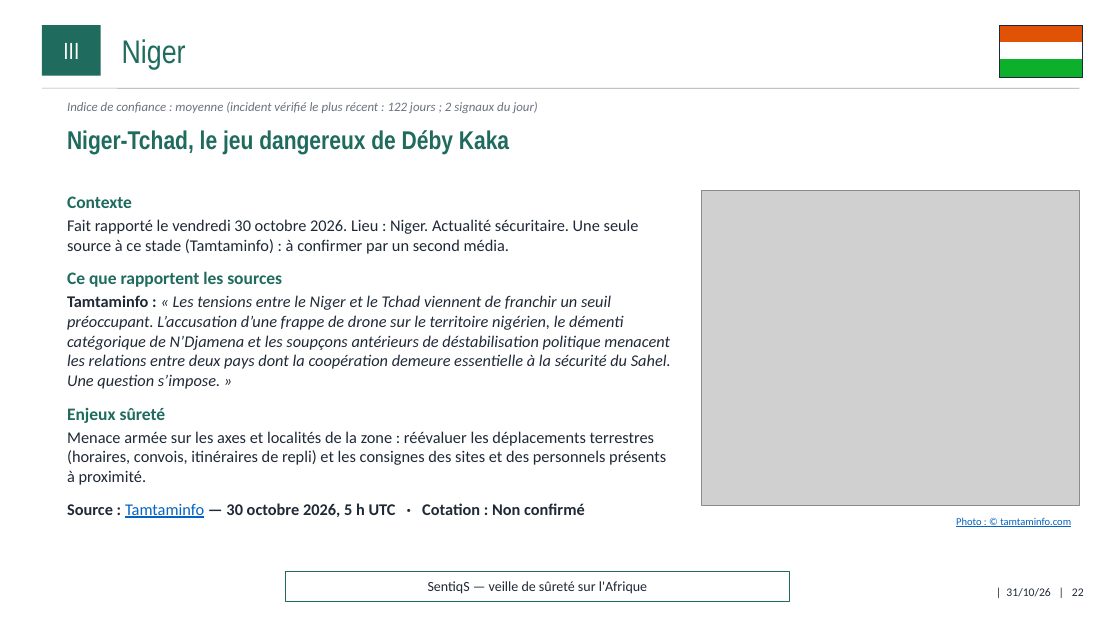
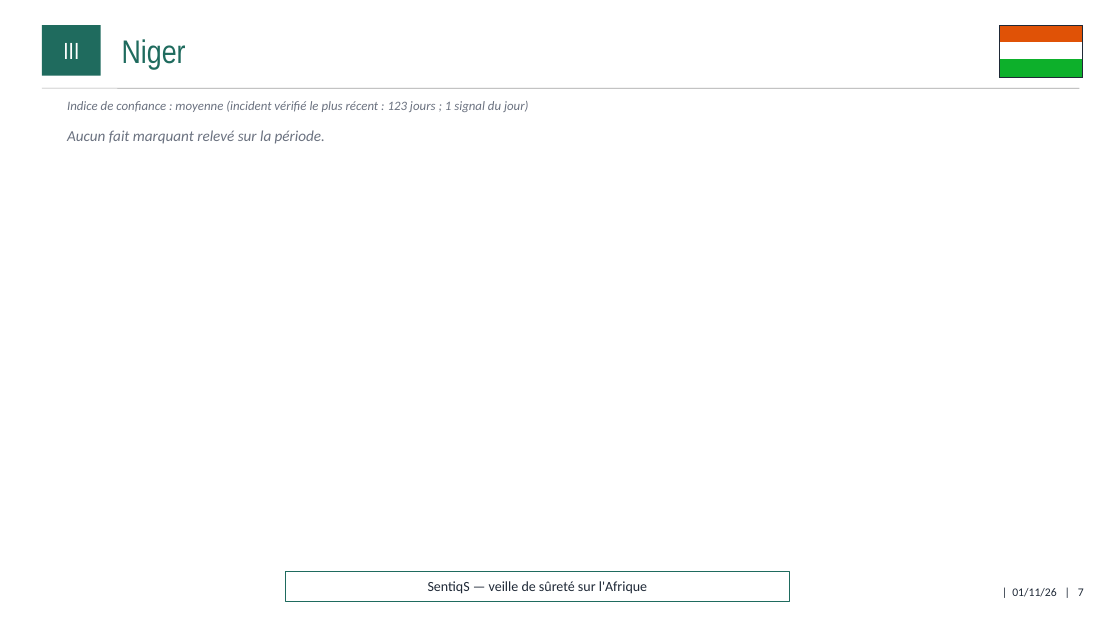
Before and after one commit to ytl1-ops/SentiqS, a slide deck: slide 7 of web/rapports/mensuel/dernier.pptx (slide 22 before the commit). Drawn at 1120x630 pixels with LibreOffice and Linux fonts; fonts in the diff are those of the drawing; grey boxes stand for pictures. Boxes give left, top, right and bottom in pixels: in the first picture for what was removed or moved away, otherwise in the second. Text is boxed around its words. In the diff, an @@ line names an element or a change of style, - is before the commit and + after.

```diff
--- a/web/rapports/mensuel/dernier.pptx
+++ b/web/rapports/mensuel/dernier.pptx
@@ text at (x1=67, y1=101, x2=529, y2=112): text changed @@
-Indice de confiance : moyenne (incident vérifié le plus récent : 122 jours ; 2 signaux du jour)
+Indice de confiance : moyenne (incident vérifié le plus récent : 123 jours ; 1 signal du jour)
@@ text removed at (x1=67, y1=130, x2=509, y2=154) @@
-Niger-Tchad, le jeu dangereux de Déby Kaka
@@ text added at (x1=67, y1=130, x2=325, y2=144), 13 pt, text #6B7280, italic @@
+Aucun fait marquant relevé sur la période.
@@ text removed at (x1=67, y1=196, x2=671, y2=518) @@
-Contexte
-Fait rapporté le vendredi 30 octobre 2026. Lieu : Niger. Actualité sécuritaire. Une seule source à ce stade (Tamtaminfo) : à confirmer par un second média.
-Ce que rapportent les sources
-Tamtaminfo : « Les tensions entre le Niger et le Tchad viennent de franchir un seuil préoccupant. L’accusation d’une frappe de drone sur le territoire nigérien, le démenti catégorique de N’Djamena et les soupçons antérieurs de déstabilisation politique menacent les relations entre deux pays dont la coopération demeure essentielle à la sécurité du Sahel. Une question s’impose. »
-Enjeux sûreté
-Menace armée sur les axes et localités de la zone : réévaluer les déplacements terrestres (horaires, convois, itinéraires de repli) et les consignes des sites et des personnels présents à proximité.
-Source : Tamtaminfo — 30 octobre 2026, 5 h UTC · Cotation : Non confirmé
@@ picture removed at (x1=702, y1=191, x2=1080, y2=506) @@
@@ text removed at (x1=956, y1=517, x2=1071, y2=527) @@
-Photo : © tamtaminfo.com
@@ text at (x1=1012, y1=588, x2=1084, y2=597): text changed @@
-| 31/10/26 | 22
+| 01/11/26 | 7
```
Also in this commit, not shown: 13 other slides changed, 28 slides removed, 14 other files.
